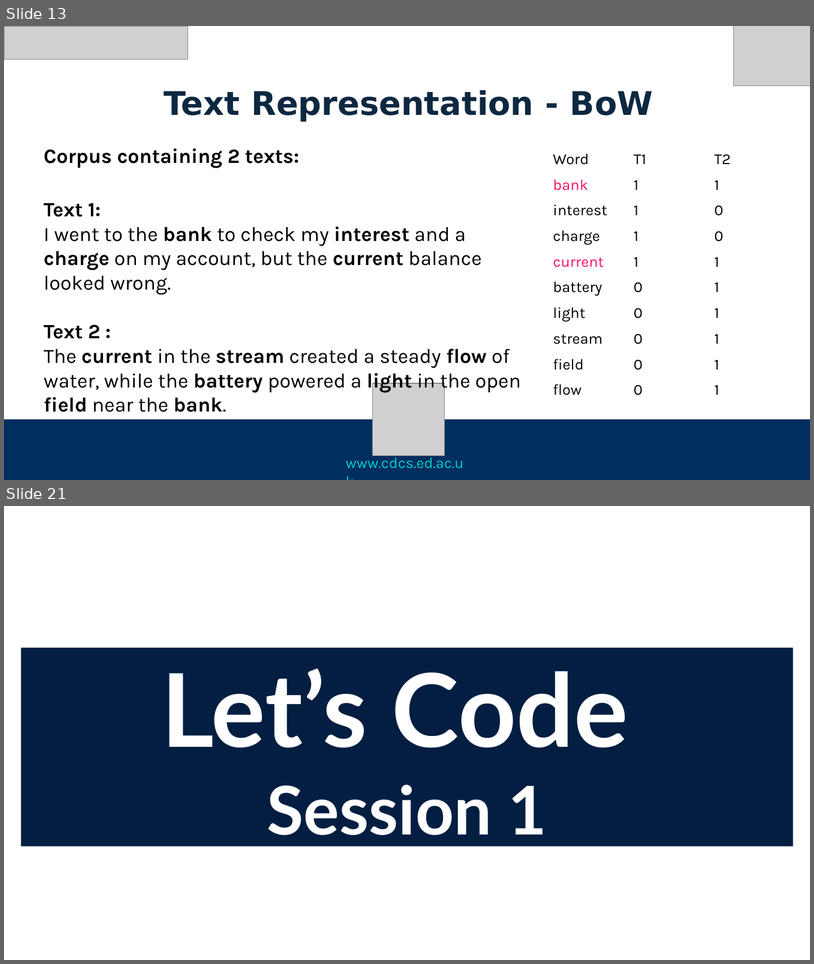
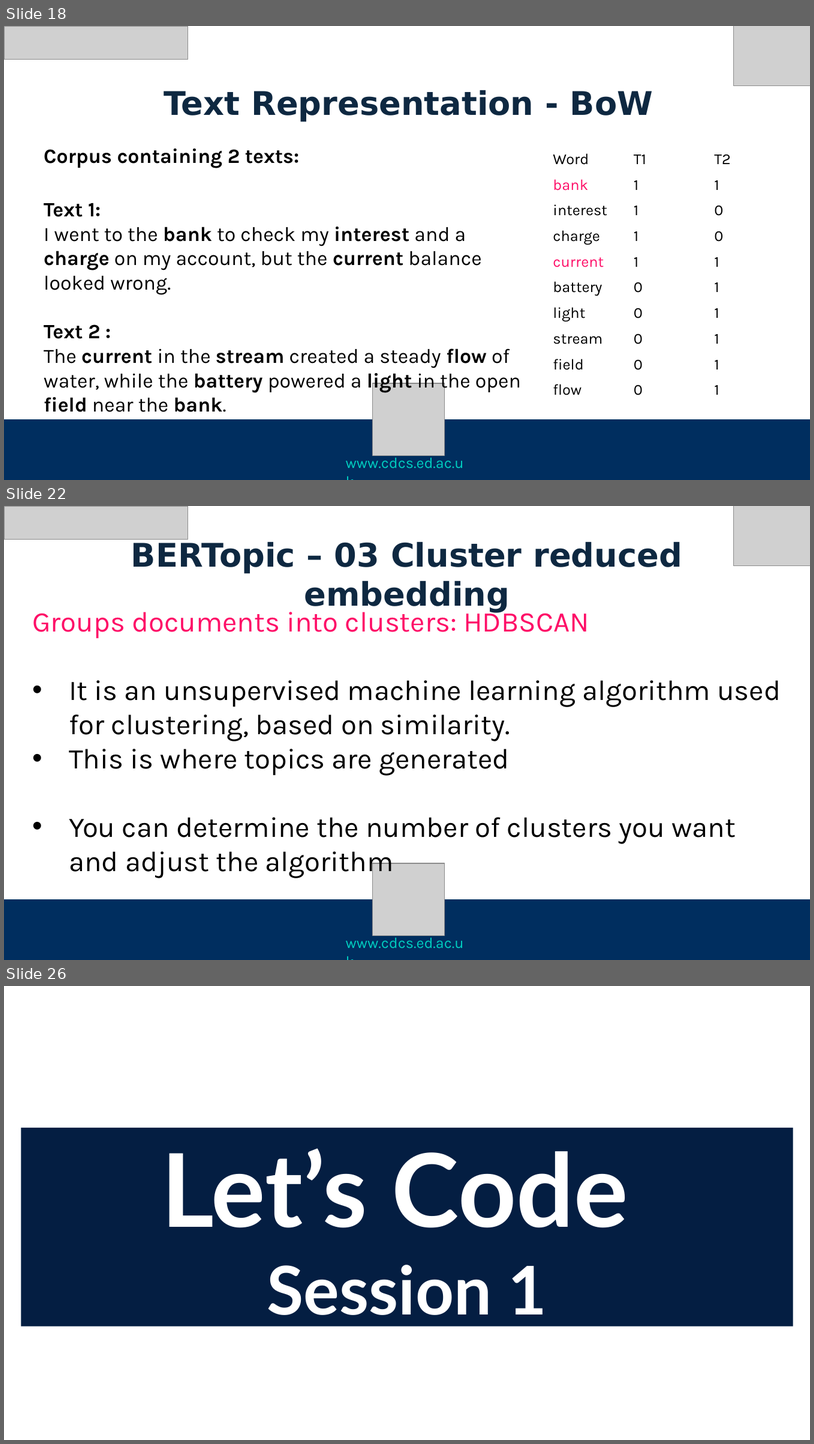
Before and after one commit to DCS-training/TopicModellingBert, a slide deck: Slides/TopicModelingBERT_W1_JL.pptx. Shown one above the other, each under a label of ours: slides 13 and 21 before the commit, slides 18, 22 and 26 after it; the slides between them are not shown. The pictures are 814x964 and 814x1444 pixels, drawn with LibreOffice and Linux fonts; fonts in the diff are those of the drawing; grey boxes stand for pictures; background and template pictures are left out. Boxes give left, top, right and bottom in pixels: in the first picture for what was removed or moved away, otherwise in the second. Text is boxed around its words. In the diff, an @@ line names an element or a change of style, - is before the commit and + after.

```diff
--- a/Slides/TopicModelingBERT_W1_JL.pptx
+++ b/Slides/TopicModelingBERT_W1_JL.pptx
@@ slide 22 added at (4, 506, 810, 960), background #FFFFFF @@
@@ picture added at (4, 506, 188, 539) @@
@@ picture added at (734, 506, 810, 566) @@
@@ text added at (131, 541, 682, 612), 32 pt, text #0E2841, bold @@
+BERTopic – 03 Cluster reduced embedding
@@ text added at (32, 606, 781, 878), 28 pt, text #000000 @@
+Groups documents into clusters: HDBSCAN
+• It is an unsupervised machine learning algorithm used for clustering, based on similarity.
+• This is where topics are generated
+• You can determine the number of clusters you want and adjust the algorithm
@@ picture added at (373, 863, 445, 936) @@
@@ rectangle added at (4, 899, 810, 960), fill #002E5F @@
@@ text added at (346, 934, 464, 948), 14.9 pt, text #00CEC0 @@
+www.cdcs.ed.ac.uk
@@ what was slide 13 is now slide 18 @@
@@ what was slide 21 is now slide 26 @@
```
Also in this commit, not shown: 10 slides changed, 7 other slides added, 1 slide removed, 2 other files.
